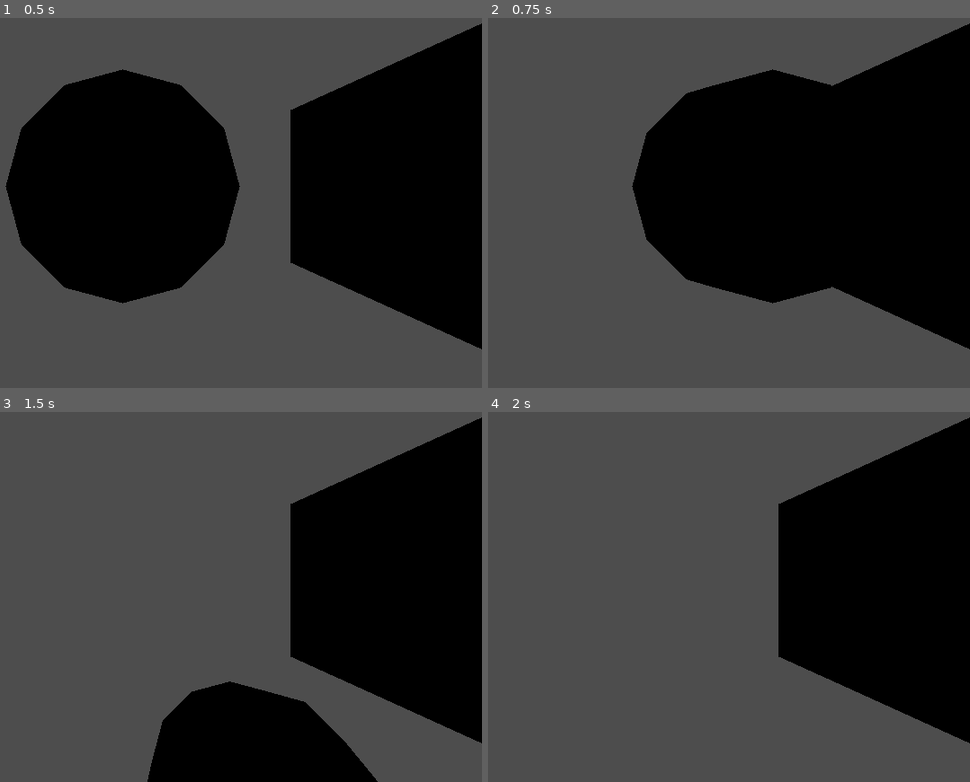
Above: before the commit, frames 1-4 (two rows, left to right).
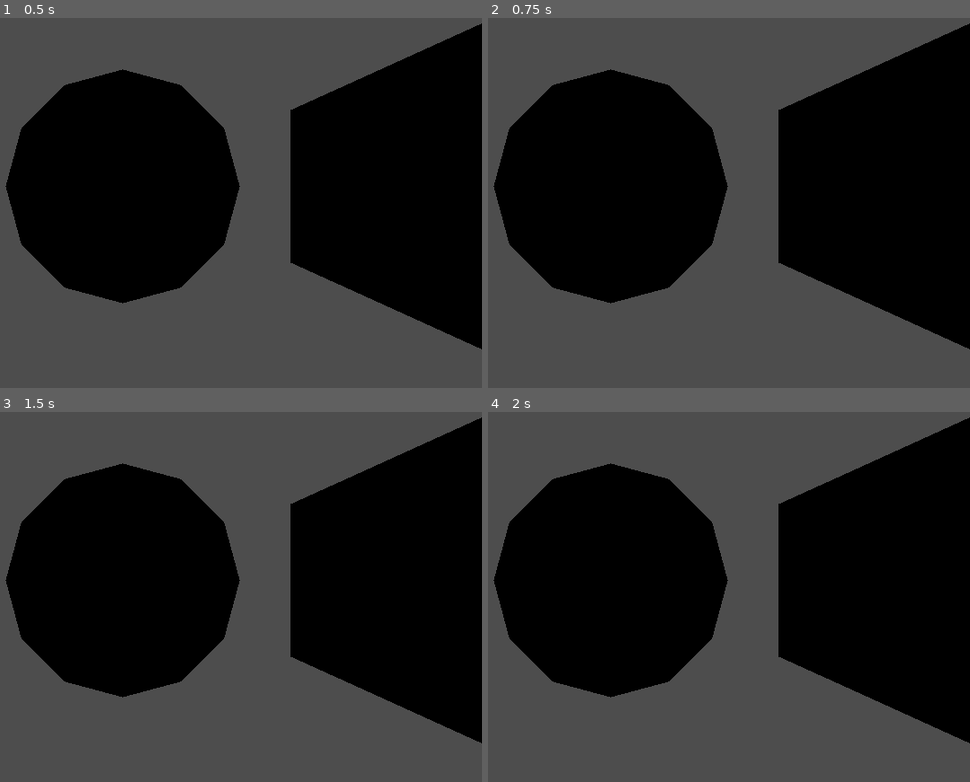
Above: after the commit, the same moments.

Repository: HeitorSantAnna/EstudosGodot
Game: Godot game, scene res://Teste3D.tscn
Two runs of this game, one before a commit and one after it. Both use one fixed random seed, a clock stepped at 60 frames per second and the inputs below. This scene is started directly instead of the project's main scene.
Inputs:
- Up to frame 1 (0.5 s): no input
- Up to frame 2 (0.75 s): tap Enter (ui_accept) at 0.5, 0.6 s; hold Right (ui_right) from 0.53 s (still down)
- Up to frame 3 (1.5 s): tap Enter (ui_accept) at 0.77, 1.07, 1.25, 1.35 s; release Right (ui_right) at 1.28 s; hold Down (ui_down) from 1.28 s (still down)
- Up to frame 4 (2 s): keep holding Down (ui_down); tap Enter (ui_accept) at 1.52, 1.82 s

Frame 1 is identical in both runs. In frame 2, 26% of the frame differs, in the area x 1-72%, y 13-78%; in frame 3, 32%, in the area x 1-79%, y 13-100%; in frame 4, 23%.

Commit message:
Estudos
Fiz o player rotacionar a partir do código

Diff:
--- /dev/null
+++ b/MoveSprite.gd
@@ -0,0 +1,16 @@
+extends Sprite2D
+
+var speed = 10
+var angular_speed = PI
+
+func _init() -> void:
+	print("Hello, World!!!")
+
+func _process(delta: float) -> void:
+
+	#Aqui está fazendo o player rotacionar a partir do centro dele
+	rotation += angular_speed * delta
+
+	#Aqui vai fazer o player rotacionar a partir de um centro, ele vai fazer um circulo
+	var velocity = Vector2.UP.rotated(rotation) * speed
+	position += velocity
--- a/Teste3D.tscn
+++ b/Teste3D.tscn
@@ -1,6 +1,4 @@
 [gd_scene format=3 uid="uid://tjx4t1p7whci"]
-
-[ext_resource type="Script" uid="uid://dr3wbg7e4vxb5" path="res://MovePlayer.gd" id="1_l6r0r"]
 
 [sub_resource type="SphereShape3D" id="SphereShape3D_wf1nt"]
 
@@ -18,7 +16,6 @@
 [node name="CharacterBody3D" type="CharacterBody3D" parent="." unique_id=1545918464]
 transform = Transform3D(1, 0, 0, 0, 1, 0, 0, 0, 1, 0, 1, 0)
 axis_lock_linear_y = true
-script = ExtResource("1_l6r0r")
 
 [node name="CollisionShape3D" type="CollisionShape3D" parent="CharacterBody3D" unique_id=2003684592]
 shape = SubResource("SphereShape3D_wf1nt")
--- /dev/null
+++ b/new_gd_script.gd
@@ -0,0 +1,28 @@
+extends CharacterBody3D
+
+
+const SPEED = 5.0
+const JUMP_VELOCITY = 4.5
+
+
+func _physics_process(delta: float) -> void:
+	# Add the gravity.
+	if not is_on_floor():
+		velocity += get_gravity() * delta
+
+	# Handle jump.
+	if Input.is_action_just_pressed("ui_accept") and is_on_floor():
+		velocity.y = JUMP_VELOCITY
+
+	# Get the input direction and handle the movement/deceleration.
+	# As good practice, you should replace UI actions with custom gameplay actions.
+	var input_dir := Input.get_vector("ui_left", "ui_right", "ui_up", "ui_down")
+	var direction := (transform.basis * Vector3(input_dir.x, 0, input_dir.y)).normalized()
+	if direction:
+		velocity.x = direction.x * SPEED
+		velocity.z = direction.z * SPEED
+	else:
+		velocity.x = move_toward(velocity.x, 0, SPEED)
+		velocity.z = move_toward(velocity.z, 0, SPEED)
+
+	move_and_slide()
--- a/project.godot
+++ b/project.godot
@@ -15,6 +15,21 @@
 config/features=PackedStringArray("4.6", "Forward Plus")
 config/icon="res://icon.svg"
 
+[input]
+
+Movimentos={
+"deadzone": 0.2,
+"events": [Object(InputEventKey,"resource_local_to_scene":false,"resource_name":"","device":0,"window_id":0,"alt_pressed":false,"shift_pressed":false,"ctrl_pressed":false,"meta_pressed":false,"pressed":false,"keycode":0,"physical_keycode":65,"key_label":0,"unicode":0,"location":0,"echo":false,"script":null)
+, Object(InputEventKey,"resource_local_to_scene":false,"resource_name":"","device":0,"window_id":0,"alt_pressed":false,"shift_pressed":false,"ctrl_pressed":false,"meta_pressed":false,"pressed":false,"keycode":0,"physical_keycode":83,"key_label":0,"unicode":0,"location":0,"echo":false,"script":null)
+, Object(InputEventKey,"resource_local_to_scene":false,"resource_name":"","device":0,"window_id":0,"alt_pressed":false,"shift_pressed":false,"ctrl_pressed":false,"meta_pressed":false,"pressed":false,"keycode":0,"physical_keycode":68,"key_label":0,"unicode":0,"location":0,"echo":false,"script":null)
+, Object(InputEventKey,"resource_local_to_scene":false,"resource_name":"","device":0,"window_id":0,"alt_pressed":false,"shift_pressed":false,"ctrl_pressed":false,"meta_pressed":false,"pressed":false,"keycode":0,"physical_keycode":4194320,"key_label":0,"unicode":0,"location":0,"echo":false,"script":null)
+, Object(InputEventKey,"resource_local_to_scene":false,"resource_name":"","device":0,"window_id":0,"alt_pressed":false,"shift_pressed":false,"ctrl_pressed":false,"meta_pressed":false,"pressed":false,"keycode":0,"physical_keycode":87,"key_label":0,"unicode":0,"location":0,"echo":false,"script":null)
+, Object(InputEventKey,"resource_local_to_scene":false,"resource_name":"","device":0,"window_id":0,"alt_pressed":false,"shift_pressed":false,"ctrl_pressed":false,"meta_pressed":false,"pressed":false,"keycode":0,"physical_keycode":4194322,"key_label":0,"unicode":0,"location":0,"echo":false,"script":null)
+, Object(InputEventKey,"resource_local_to_scene":false,"resource_name":"","device":0,"window_id":0,"alt_pressed":false,"shift_pressed":false,"ctrl_pressed":false,"meta_pressed":false,"pressed":false,"keycode":0,"physical_keycode":4194319,"key_label":0,"unicode":0,"location":0,"echo":false,"script":null)
+, Object(InputEventKey,"resource_local_to_scene":false,"resource_name":"","device":0,"window_id":0,"alt_pressed":false,"shift_pressed":false,"ctrl_pressed":false,"meta_pressed":false,"pressed":false,"keycode":0,"physical_keycode":4194321,"key_label":0,"unicode":0,"location":0,"echo":false,"script":null)
+]
+}
+
 [physics]
 
 3d/physics_engine="Jolt Physics"
--- /dev/null
+++ b/sprite_2d.tscn
@@ -0,0 +1,9 @@
+[gd_scene format=3 uid="uid://qf4rlcg24am6"]
+
+[ext_resource type="Texture2D" uid="uid://ce2ukcowot7c5" path="res://icon.svg" id="1_mehiu"]
+[ext_resource type="Script" uid="uid://c3w7b4thg8qlp" path="res://MoveSprite.gd" id="2_lt4yx"]
+
+[node name="Sprite2D" type="Sprite2D" unique_id=1158254403]
+position = Vector2(594, 337)
+texture = ExtResource("1_mehiu")
+script = ExtResource("2_lt4yx")
Not shown, added: MoveSprite.gd.uid
Not shown, added: new_gd_script.gd.uid
